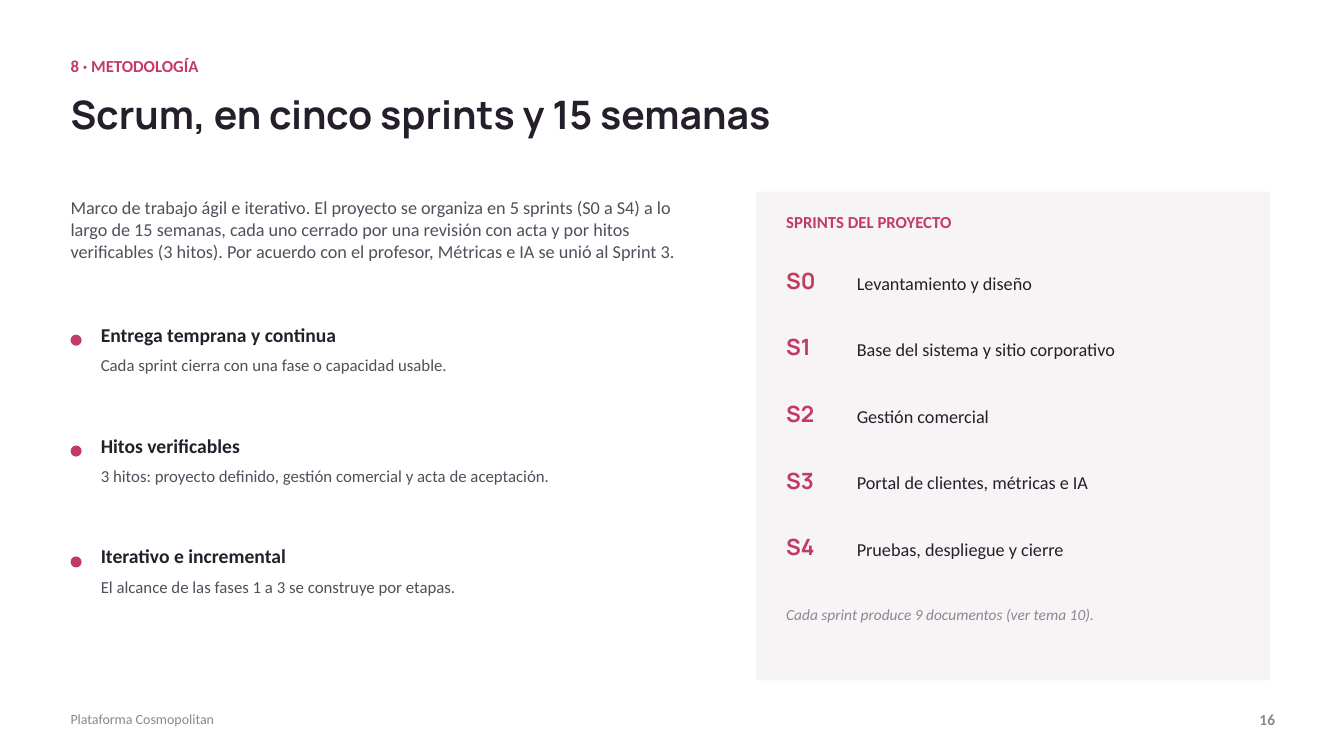
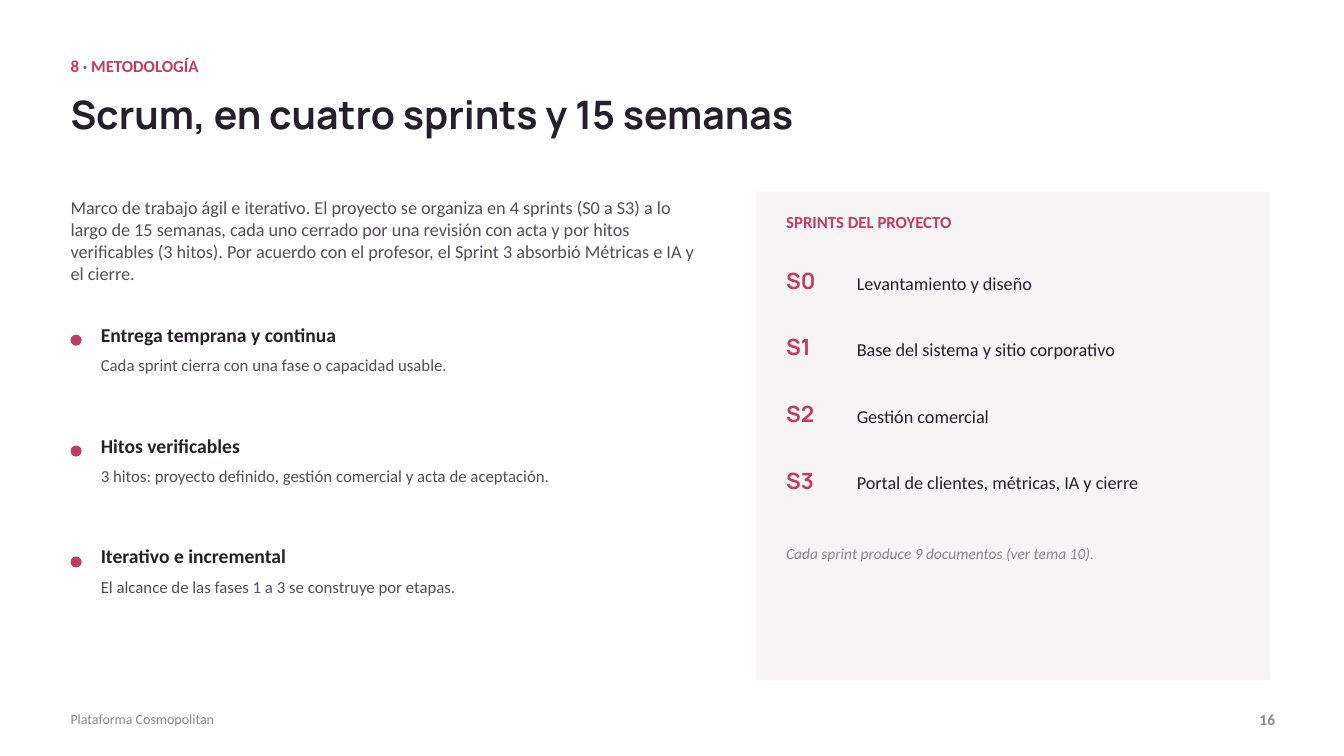
Before and after one commit to ChristianCuadra/capstone, a slide deck: slide 16 of Fase 2/Evidencias Proyecto/Presentación Proyecto.pptx. Drawn at 1344x756 pixels with LibreOffice and Linux fonts; fonts in the diff are those of the drawing. Boxes give left, top, right and bottom in pixels: in the first picture for what was removed or moved away, otherwise in the second. Text is boxed around its words. In the diff, an @@ line names an element or a change of style, - is before the commit and + after.

Commit message:
Proyecto en 4 sprints: el Sprint 3 es el último (26 oct al 20 nov, 121 pts) y absorbe métricas e IA y el cierre; PC-MET-02 descartada

```diff
--- a/Fase 2/Evidencias Proyecto/Presentación Proyecto.pptx
+++ b/Fase 2/Evidencias Proyecto/Presentación Proyecto.pptx
@@ text at (71,100,793,139): text changed @@
-Scrum, en cinco sprints y 15 semanas
+Scrum, en cuatro sprints y 15 semanas
@@ text at (71,201,694,280): text changed @@
-Marco de trabajo ágil e iterativo. El proyecto se organiza en 5 sprints (S0 a S4) a lo largo de 15 semanas, cada uno cerrado por una revisión con acta y por hitos verificables (3 hitos). Por acuerdo con el profesor, Métricas e IA se unió al Sprint 3.
+Marco de trabajo ágil e iterativo. El proyecto se organiza en 4 sprints (S0 a S3) a lo largo de 15 semanas, cada uno cerrado por una revisión con acta y por hitos verificables (3 hitos). Por acuerdo con el profesor, el Sprint 3 absorbió Métricas e IA y el cierre.
@@ text at (857,476,1138,492): text changed @@
-Portal de clientes, métricas e IA
+Portal de clientes, métricas, IA y cierre
@@ text removed at (786,538,814,556) @@
-S4
@@ text "Cada sprint produce 9 documentos ...": place and size @@
-text "Cada sprint produce 9 documentos ..." at (786,609,1094,623)
+text "Cada sprint produce 9 documentos ..." at (786,548,1094,562)
@@ text removed at (857,543,1063,559) @@
-Pruebas, despliegue y cierre
```
Also in this commit, not shown: 4 other slides changed, 10 other files.
